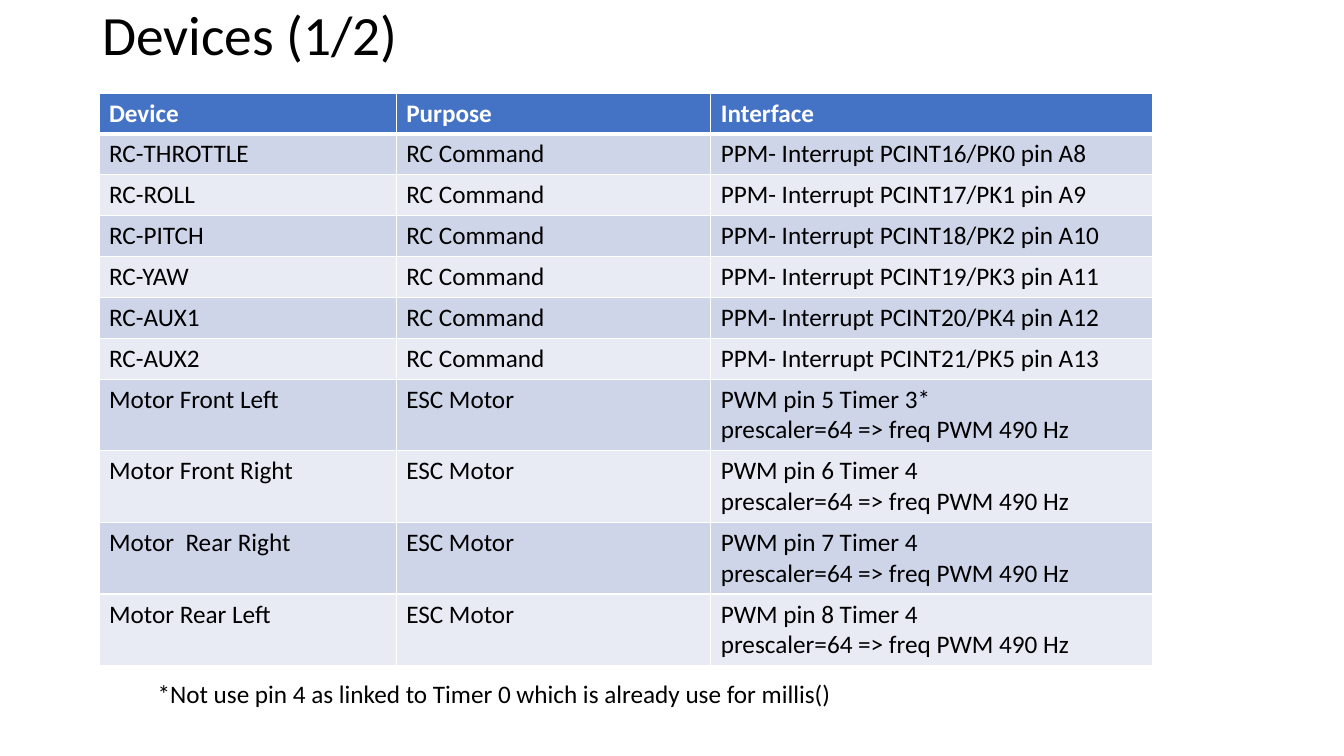
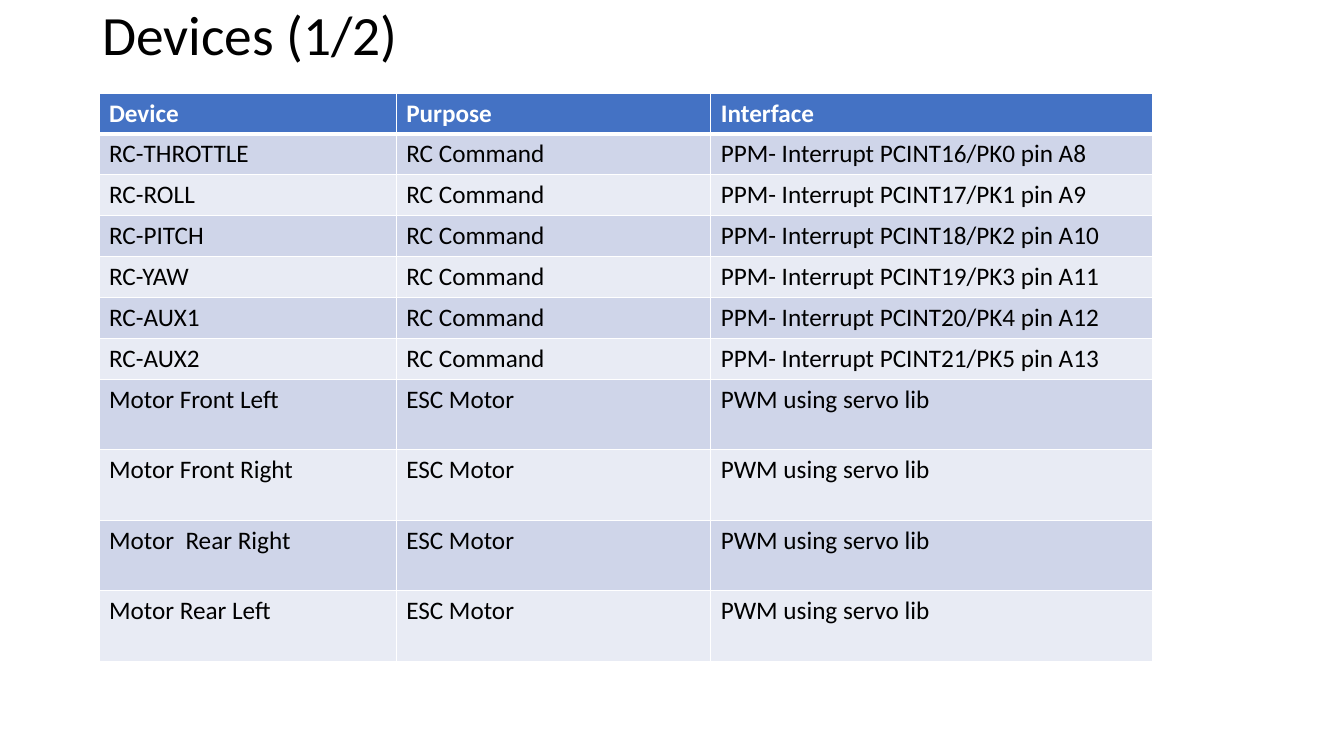
Before and after one commit to RobotEdh/RobotMicroControl, a slide deck: slide 2 of libraries/Diagramm Drone.pptx. Drawn at 1344x756 pixels with LibreOffice and Linux fonts; fonts in the diff are those of the drawing. Boxes give left, top, right and bottom in pixels: in the first picture for what was removed or moved away, otherwise in the second. Text is boxed around its words. In the diff, an @@ line names an element or a change of style, - is before the commit and + after.

```diff
--- a/libraries/Diagramm Drone.pptx
+++ b/libraries/Diagramm Drone.pptx
@@ table at bbox=[99, 93, 1153, 660] @@
-row 8, column 3: PWM pin 5 Timer 3* / prescaler=64 => freq PWM 490 Hz
+row 8, column 3: PWM using servo lib
-row 9, column 3: PWM pin 6 Timer 4 / prescaler=64 => freq PWM 490 Hz
+row 9, column 3: PWM using servo lib
-row 10, column 3: PWM pin 7 Timer 4 / prescaler=64 => freq PWM 490 Hz
+row 10, column 3: PWM using servo lib
-row 11, column 3: PWM pin 8 Timer 4 / prescaler=64 => freq PWM 490 Hz
+row 11, column 3: PWM using servo lib
@@ text removed at bbox=[158, 684, 830, 707] @@
-*Not use pin 4 as linked to Timer 0 which is already use for millis()
```
Also in this commit, not shown: 1 other slide changed, 1 other file.
